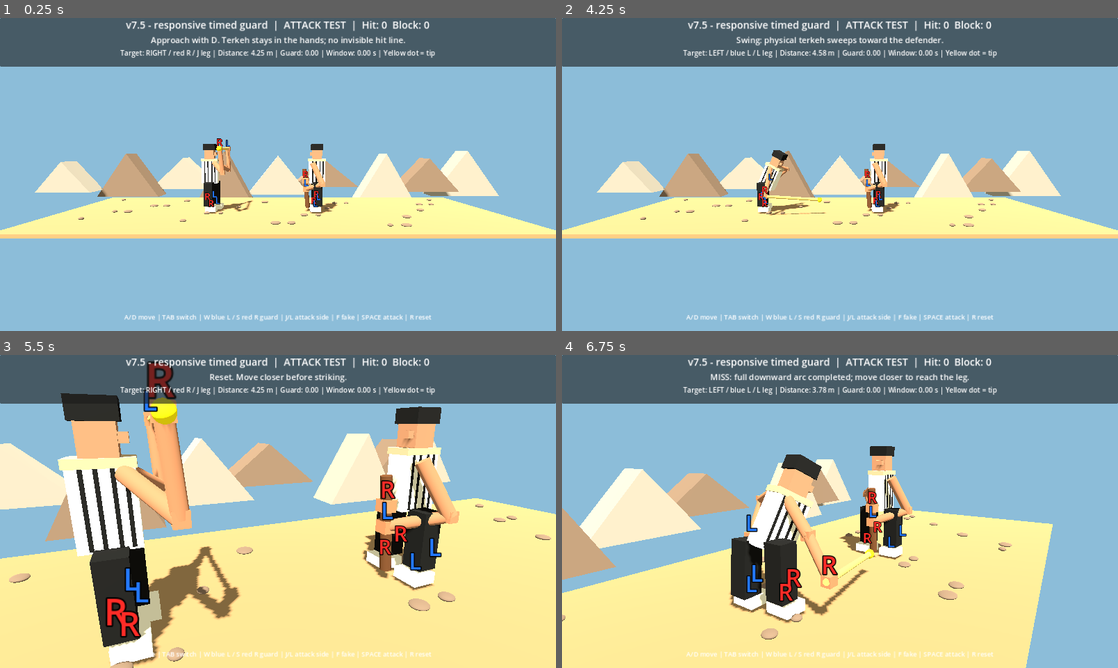
Above: before the commit, frames 1-4 (two rows, left to right).
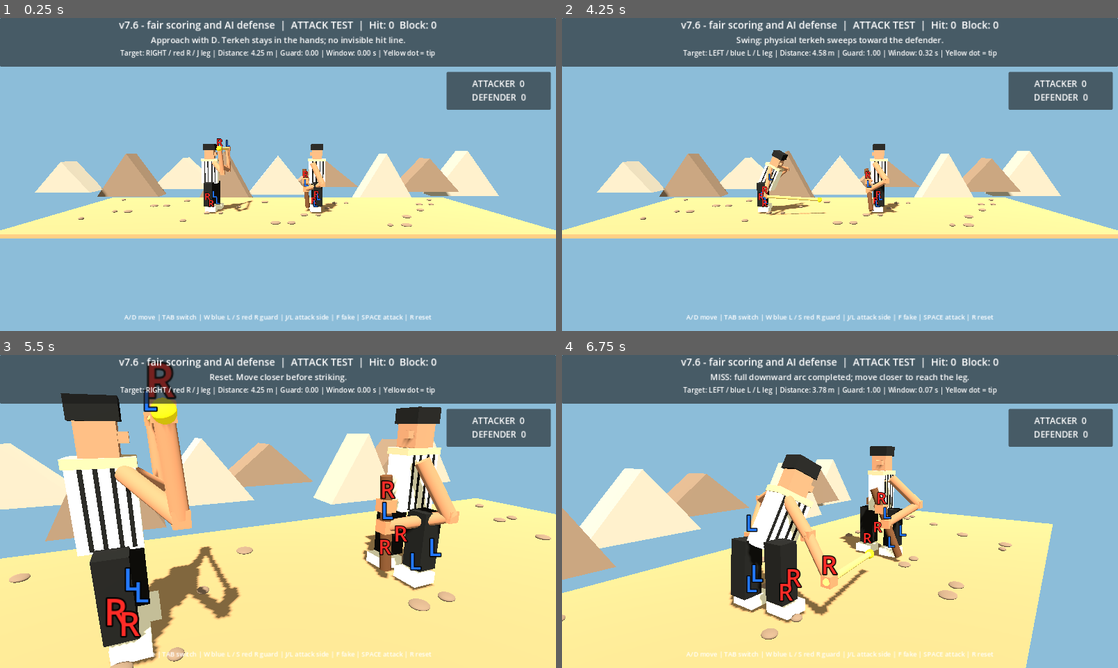
Above: after the commit, the same moments.

Repository: vahidainima-prog/tarke-darak-game
Game: Godot game, scene res://main.tscn
Two runs of this game, one before a commit and one after it. Both use one fixed random seed, a clock stepped at 60 frames per second and the inputs below.
Inputs:
- Up to frame 1 (0.25 s): no input
- Up to frame 2 (4.25 s): tap Enter at 0.5 s; hold D 0.53-1.28 s; tap Tab at 0.6, 2.3, 2.85 s; tap Space at 0.77, 1.07, 1.52, 1.55, 1.82, 2.1, 3.02, 3.32, 3.77, 3.8, 4.07 s; tap R at 0.8, 1.35, 3.05, 3.6 s; hold S 1.28-2.03 s; hold D 2.03-2.78 s; hold W 2.78-3.53 s; hold A from 3.53 s (still down)
- Up to frame 3 (5.5 s): tap C at 4.35 s; tap Space at 4.52, 4.82 s; tap Tab at 4.55 s; tap S at 5 s; release A at 5.03 s; hold S from 5.03 s (still down); tap J at 5.1 s; tap R at 5.3 s
- Up to frame 4 (6.75 s): release S at 5.78 s; hold D 5.78-6.53 s; tap L at 5.85 s; tap Space at 6.02, 6.05, 6.32 s; hold W from 6.53 s (still down); tap F at 6.6 s

The runs differ from the first frame. In frame 1, 3.2% of the frame differs, in the area x 21-100%, y 0-30%; in frame 2, 3.4%; in frame 3, 3.2%; in frame 4, 4.4%, in the area x 21-100%, y 0-67%.

Commit message:
Add visible attacker/defender scoreboard, fair timed interceptions and imperfect AI guarding

Diff:
--- a/tarke_darak_godot_v2/main.gd
+++ b/tarke_darak_godot_v2/main.gd
@@ -2,7 +2,7 @@
 
 # Godot 4.x — visual mechanics test. Side camera looks along -Z.
 # Feint depth: negative Z is BEHIND the attacker; positive Z is IN FRONT.
-const BUILD_LABEL := "v7.5 - responsive timed guard"
+const BUILD_LABEL := "v7.6 - fair scoring and AI defense"
 const DEF_X := 1.55
 const MIN_X := -4.7
 const MAX_X := 0.35
@@ -46,6 +46,10 @@
 var fake_cooldown := 0.0
 var score_hit := 0
 var score_block := 0
+var score_board: Label
+var ai_guard_delay := -1.0
+var ai_guard_side := 0
+var ai_guard_chance := 0.62
 var status: Label
 var header: Label
 var detail: Label
@@ -297,6 +301,17 @@
 	detail = Label.new()
 	detail.horizontal_alignment = HORIZONTAL_ALIGNMENT_CENTER
 	column.add_child(detail)
+	var scoreboard_panel := PanelContainer.new()
+	scoreboard_panel.set_anchors_preset(Control.PRESET_TOP_RIGHT)
+	scoreboard_panel.offset_left = -252
+	scoreboard_panel.offset_right = -12
+	scoreboard_panel.offset_top = 124
+	scoreboard_panel.offset_bottom = 211
+	layer.add_child(scoreboard_panel)
+	score_board = Label.new()
+	score_board.horizontal_alignment = HORIZONTAL_ALIGNMENT_CENTER
+	score_board.add_theme_font_size_override("font_size", 20)
+	scoreboard_panel.add_child(score_board)
 	var footer := Label.new()
 	footer.text = "A/D move | TAB switch | W blue L / S red R guard | J/L attack side | F fake | SPACE attack | R reset"
 	footer.set_anchors_preset(Control.PRESET_BOTTOM_WIDE)
@@ -333,6 +348,7 @@
 				guard_window = 0.0
 				guard_cooldown = 0.0
 				guard_side = 0
+				ai_guard_delay = -1.0
 				fake_timer = 0.0
 				say("DEFENSE: A/D move defender; W/S steer darak; SPACE starts opponent." if defending else "ATTACK: A/D move; J/L feint; SPACE swing.")
 			KEY_R:
@@ -351,6 +367,7 @@
 				guard_window = 0.0
 				guard_cooldown = 0.0
 				guard_side = 0
+				ai_guard_delay = -1.0
 				fake_timer = 0.0
 				fake_cooldown = 0.0
 				feint_depth = 0.0
@@ -394,6 +411,14 @@
 						start_swing()
 
 func start_swing() -> void:
+	if not defending:
+		# AI reads the windup with imperfect accuracy and variable reaction.
+		ai_guard_delay = randf_range(0.18, 0.40) if randf() < ai_guard_chance else -1.0
+		ai_guard_side = -strike_side if randf() < 0.82 else strike_side
+		guard_window = 0.0
+		guard_cooldown = 0.0
+		guard_side = 0
+		guard_target = 0.0
 	fake_timer = 0.0
 	swing = 0.0
 	swing_speed = 0.0
@@ -597,7 +622,12 @@
 		# Only the forward portion can be blocked; a distant or rear section
 		# touching the guard must not count as a successful defense.
 		var forward_start: Vector3 = s[0].lerp(s[1], 0.76) if strike_side > 0 else s[1].lerp(s[0], 0.76)
-		if (not defending or (guard_window > 0.0 and guard_side == -strike_side)) and segment_distance(forward_start, tip, guard_a, guard_b) <= STICK_RADIUS + GUARD_RADIUS + 0.025:
+		var valid_guard := guard_window > 0.0 and guard_side == -strike_side and absf(guard_shift) >= 0.64
+		var rod_contact := segment_distance(forward_start, tip, guard_a, guard_b) <= STICK_RADIUS + GUARD_RADIUS + 0.09
+		# Small collision tolerance for the low-poly rods: correct timed
+		# positioning intercepts the incoming tip near the shin lane.
+		var intercept_zone := tip.x >= defender_x - 0.82 and tip.x <= defender_x + 0.15 and tip.y <= 1.15 and absf(tip.z - guard_a.z) <= 0.53
+		if valid_guard and (rod_contact or intercept_zone):
 			return "block"
 		# Each strike is checked only against its selected near/far leg lane.
 		var target_z := -float(strike_side) * 0.34
@@ -629,6 +659,19 @@
 	var previous_guard := guard_ends()
 	fake_timer = maxf(0.0, fake_timer - delta)
 	fake_cooldown = maxf(0.0, fake_cooldown - delta)
+	if ai_guard_delay >= 0.0 and not defending and swing >= 0.0:
+		ai_guard_delay -= delta
+		if ai_guard_delay < 0.0:
+			guard_side = ai_guard_side
+			guard_target = float(guard_side)
+			guard_window = 0.55
+			guard_cooldown = 0.60
+	if not defending:
+		guard_window = maxf(0.0, guard_window - delta)
+		if guard_window <= 0.0:
+			guard_target = 0.0
+		var ai_weight := 1.0 - exp(-24.0 * delta)
+		guard_shift = lerpf(guard_shift, guard_target, ai_weight)
 	var before_attack := attack_x
 	var before_defender := defender_x
 	if swing < 0.0 and recovery < 0.0 and not defending:
@@ -676,7 +719,7 @@
 		var result := check_sweep(old, swing, previous_guard, guard_ends())
 		if result == "block":
 			score_block += 100
-			say("BLOCK: terkeh touched the held darak! Defender +100")
+			say("SUCCESSFUL DEFENSE: correct side and timing! Defender +100")
 			impact_hold = 0.22
 			swing_speed = 0.0
 			recovery_from = swing
@@ -708,6 +751,7 @@
 		defend_step_phase += absf(defend_velocity) * delta * 8.0
 	last_attack_x = attack_x - attack_velocity / 1.8
 	last_defender_x = defender_x - defend_velocity / 1.8
+	score_board.text = "ATTACKER  %d\nDEFENDER  %d" % [score_hit, score_block]
 	update_visuals()
 	update_camera(delta)
 	header.text = BUILD_LABEL + "  |  " + ("DEFENSE TEST" if defending else "ATTACK TEST") + "  |  Hit: %d  Block: %d" % [score_hit, score_block]
